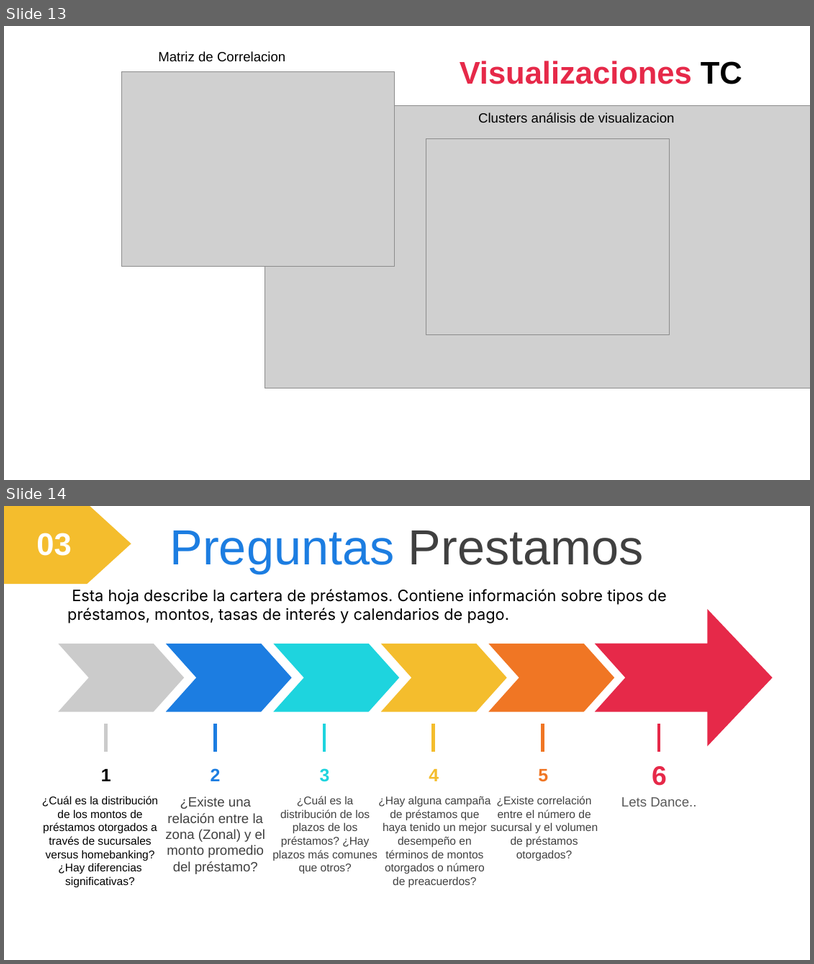
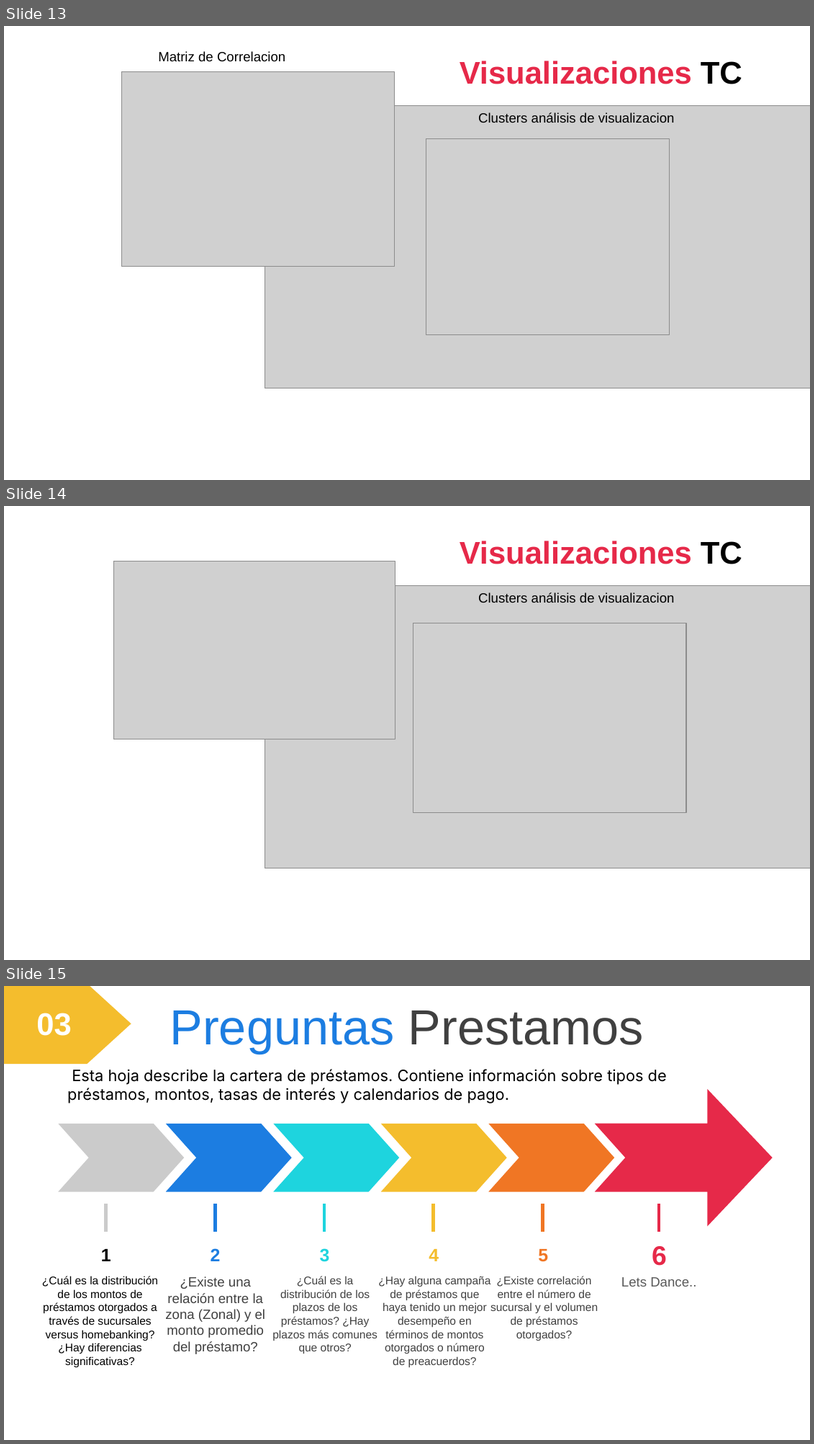
Before and after one commit to Juanolguin21/Data2, a slide deck: Analisis Bancario_Juan Manuel Olguin.pptx. Shown one above the other, each under a label of ours: slides 13 and 14 before the commit, slides 13, 14 and 15 after it. The pictures are 814x964 and 814x1444 pixels, drawn with LibreOffice and Linux fonts; fonts in the diff are those of the drawing; grey boxes stand for pictures; background and template pictures are left out. Boxes give left, top, right and bottom in pixels: in the first picture for what was removed or moved away, otherwise in the second. Text is boxed around its words. In the diff, an @@ line names an element or a change of style, - is before the commit and + after.

```diff
--- a/Analisis Bancario_Juan Manuel Olguin.pptx
+++ b/Analisis Bancario_Juan Manuel Olguin.pptx
@@ slide 14 added at (4,506,810,960), background picture (left out) @@
@@ text added at (460,541,743,564), 28 pt, text #E62949, bold @@
+Visualizaciones TC
@@ picture added at (113,561,395,739) @@
@@ picture added at (265,586,810,868) @@
@@ text added at (478,592,675,602), 12 pt, text #000000 @@
+Clusters análisis de visualizacion
@@ picture added at (414,623,687,813) @@
@@ what was slide 14 is now slide 15 @@
```
